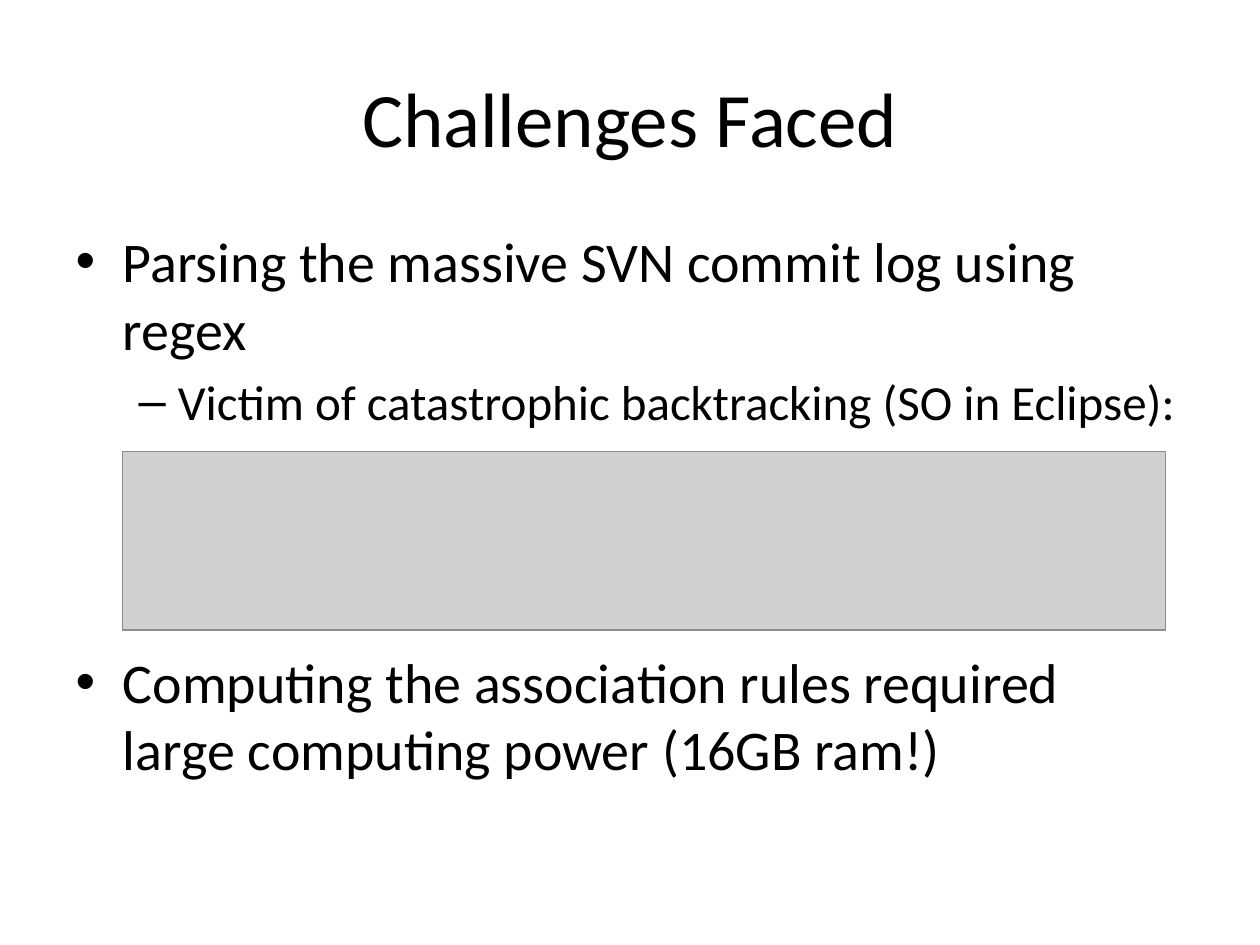
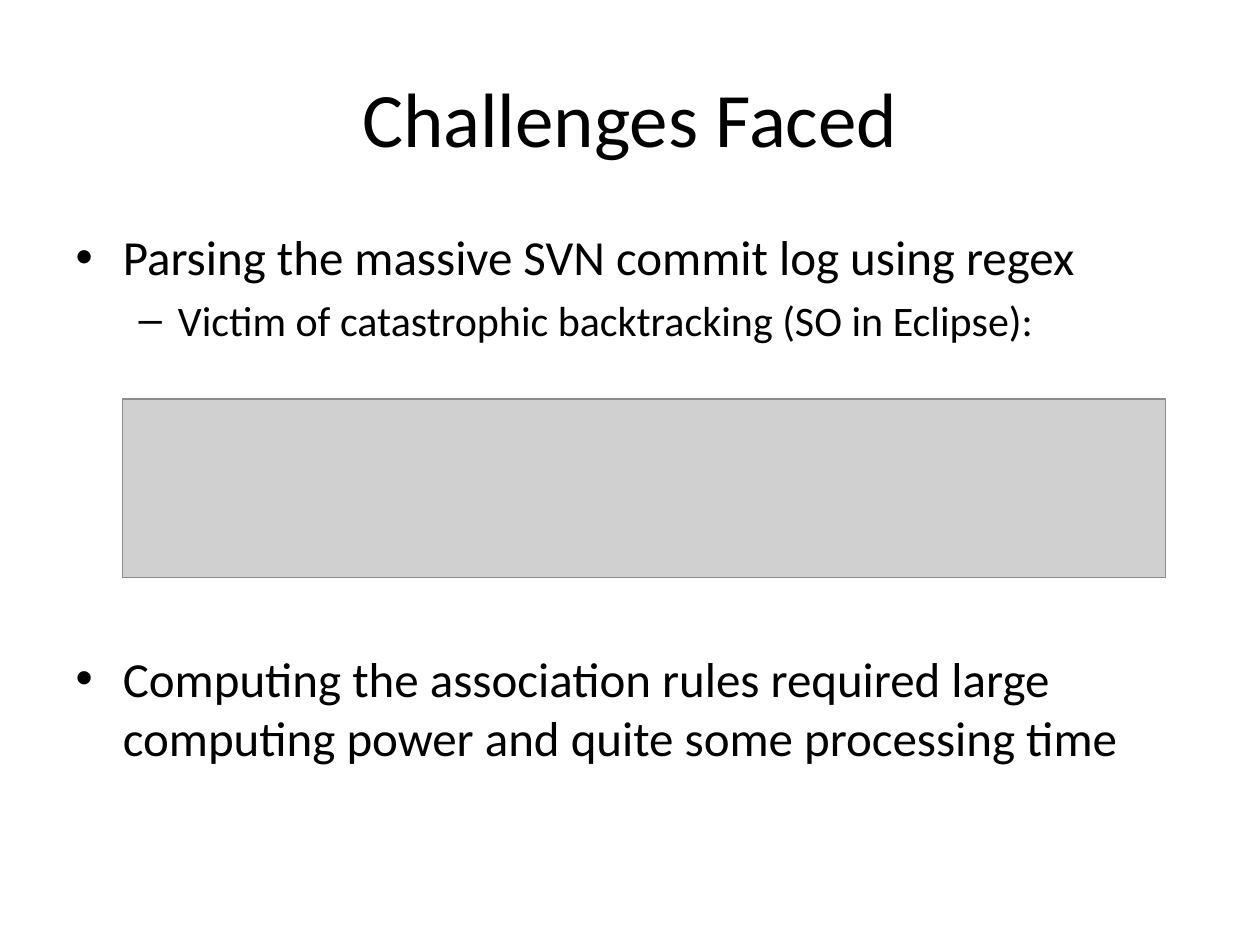
Before and after one commit to tajmilur-rahman/SOEN6611, a slide deck: slide 18 of milestones/Group_Presentation_Volatility_Amish.pptx (slide 16 before the commit). Drawn at 1260x945 pixels with LibreOffice and Linux fonts; fonts in the diff are those of the drawing; grey boxes stand for pictures. Boxes give left, top, right and bottom in pixels: in the first picture for what was removed or moved away, otherwise in the second. Text is boxed around its words. In the diff, an @@ line names an element or a change of style, - is before the commit and + after.

```diff
--- a/milestones/Group_Presentation_Volatility_Amish.pptx
+++ b/milestones/Group_Presentation_Volatility_Amish.pptx
@@ text at bbox=[123, 241, 1074, 344]: size 32 to 28 pt in "Parsing the massive SVN commit log using ..."; size 28 to 24 pt in "Victim of catastrophic backtracking (SO in Eclipse):" @@
@@ picture: place and size @@
-picture at bbox=[122, 451, 1166, 630]
+picture at bbox=[122, 399, 1166, 578]
@@ text at bbox=[123, 663, 1117, 765]: text changed; size 32 to 28 pt @@
-• Computing the association rules required large computing power (16GB ram!)
+• Computing the association rules required large computing power and quite some processing time
```
Also in this commit, not shown: 7 other slides changed, 4 slides added.
